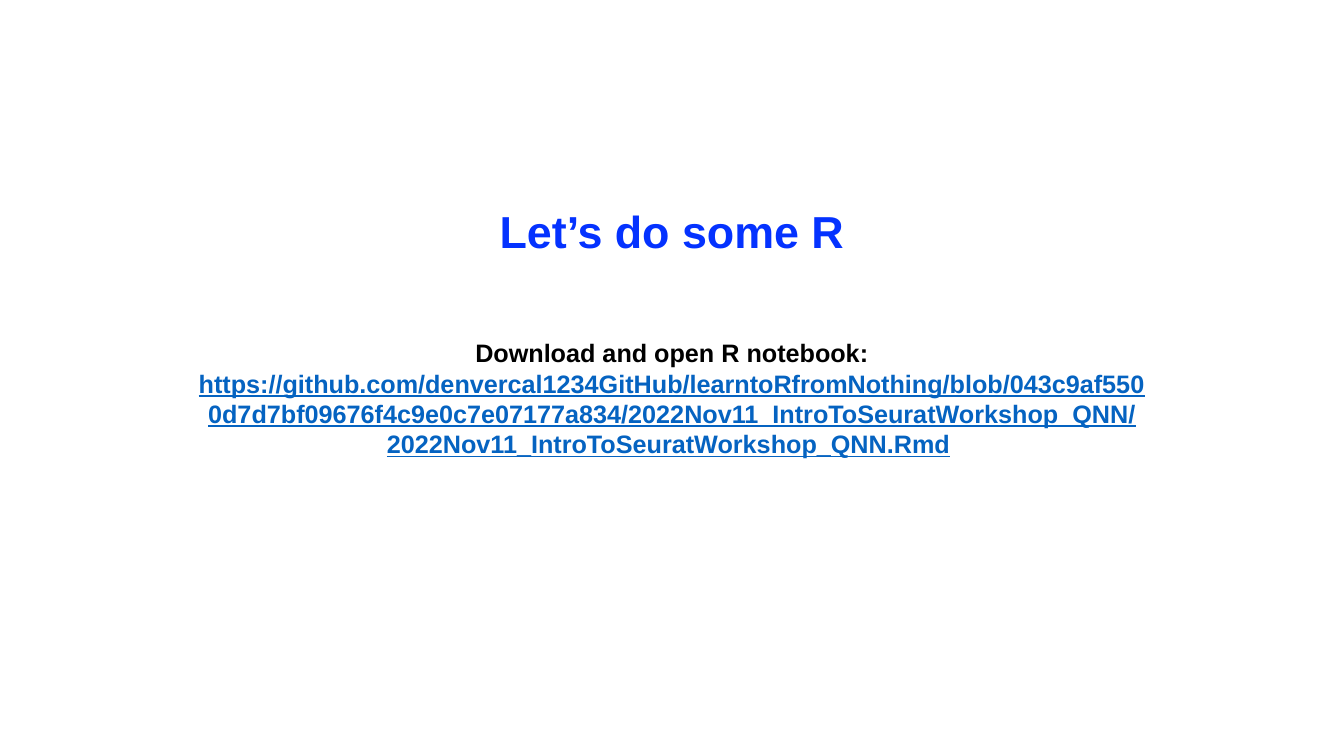
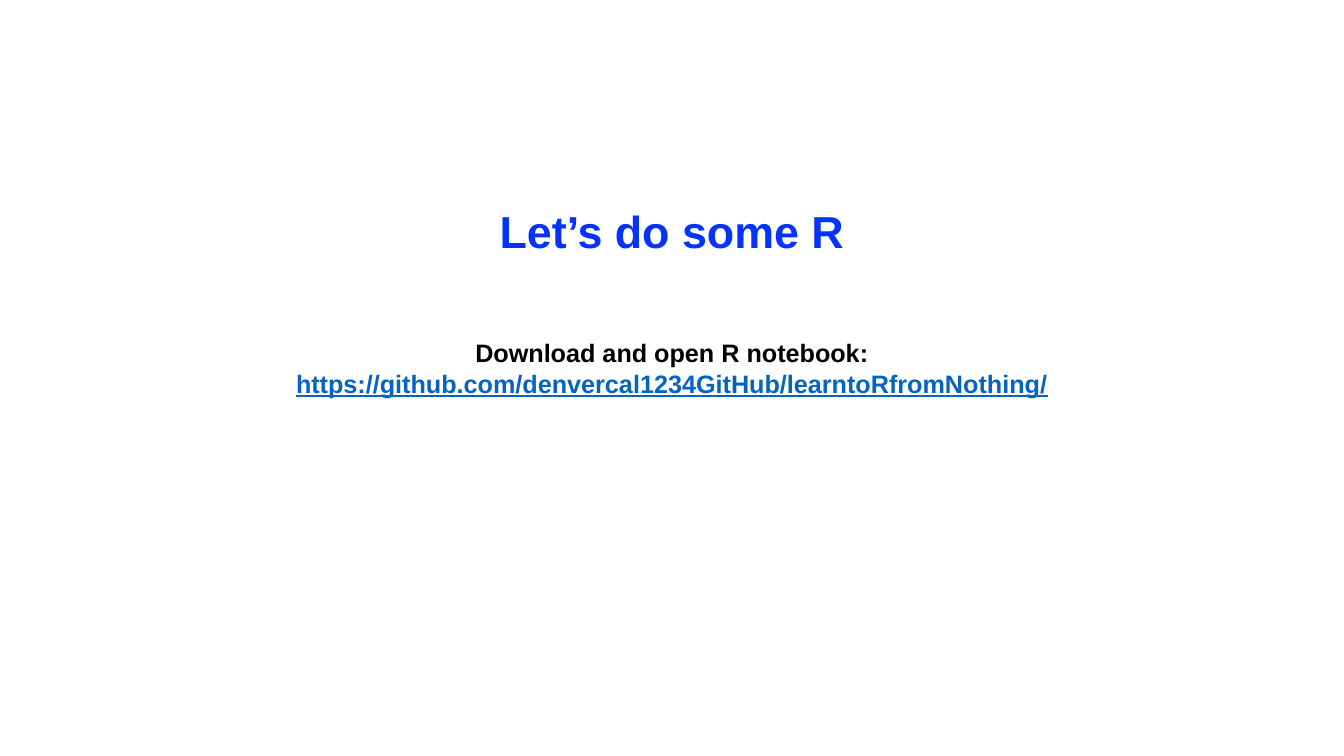
Before and after one commit to denvercal1234GitHub/learntoRfromNothing, a slide deck: slide 5 of 2022Nov11_IntroToSeuratWorkshop_QNN/2022Nov11_IntroToSeuratWorkshop_QNN.pptx. Drawn at 1344x756 pixels with LibreOffice and Linux fonts; fonts in the diff are those of the drawing. Boxes give left, top, right and bottom in pixels: in the first picture for what was removed or moved away, otherwise in the second. Text is boxed around its words. In the diff, an @@ line names an element or a change of style, - is before the commit and + after.

Commit message:
Updated slides and scripts

```diff
--- a/2022Nov11_IntroToSeuratWorkshop_QNN/2022Nov11_IntroToSeuratWorkshop_QNN.pptx
+++ b/2022Nov11_IntroToSeuratWorkshop_QNN/2022Nov11_IntroToSeuratWorkshop_QNN.pptx
@@ text at [296,343,1047,398]: text changed @@
-Download and open R notebook: https://github.com/denvercal1234GitHub/learntoRfromNothing/blob/043c9af5500d7d7bf09676f4c9e0c7e07177a834/2022Nov11_IntroToSeuratWorkshop_QNN/2022Nov11_IntroToSeuratWorkshop_QNN.Rmd
+Download and open R notebook: https://github.com/denvercal1234GitHub/learntoRfromNothing/
```
Also in this commit, not shown: 3 other files.
